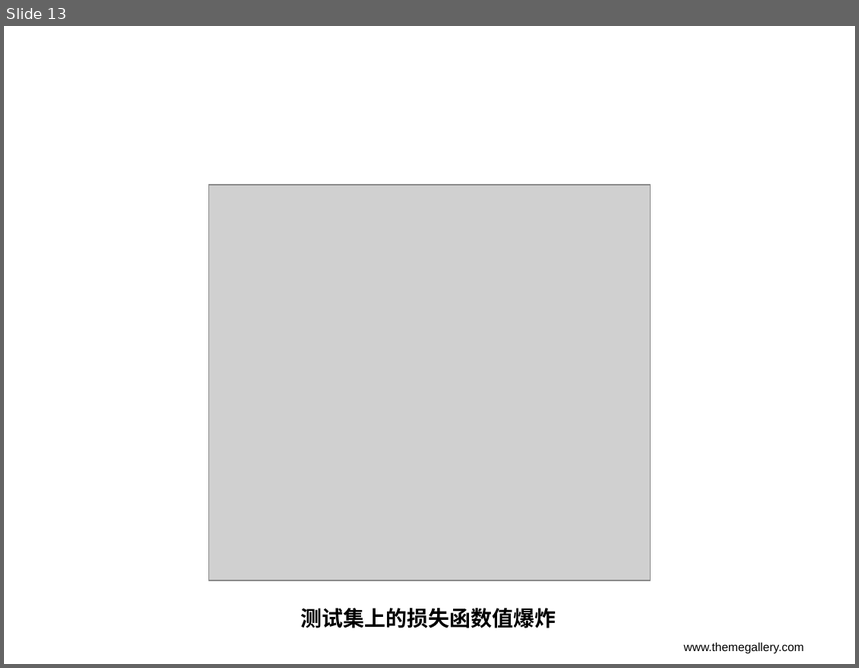
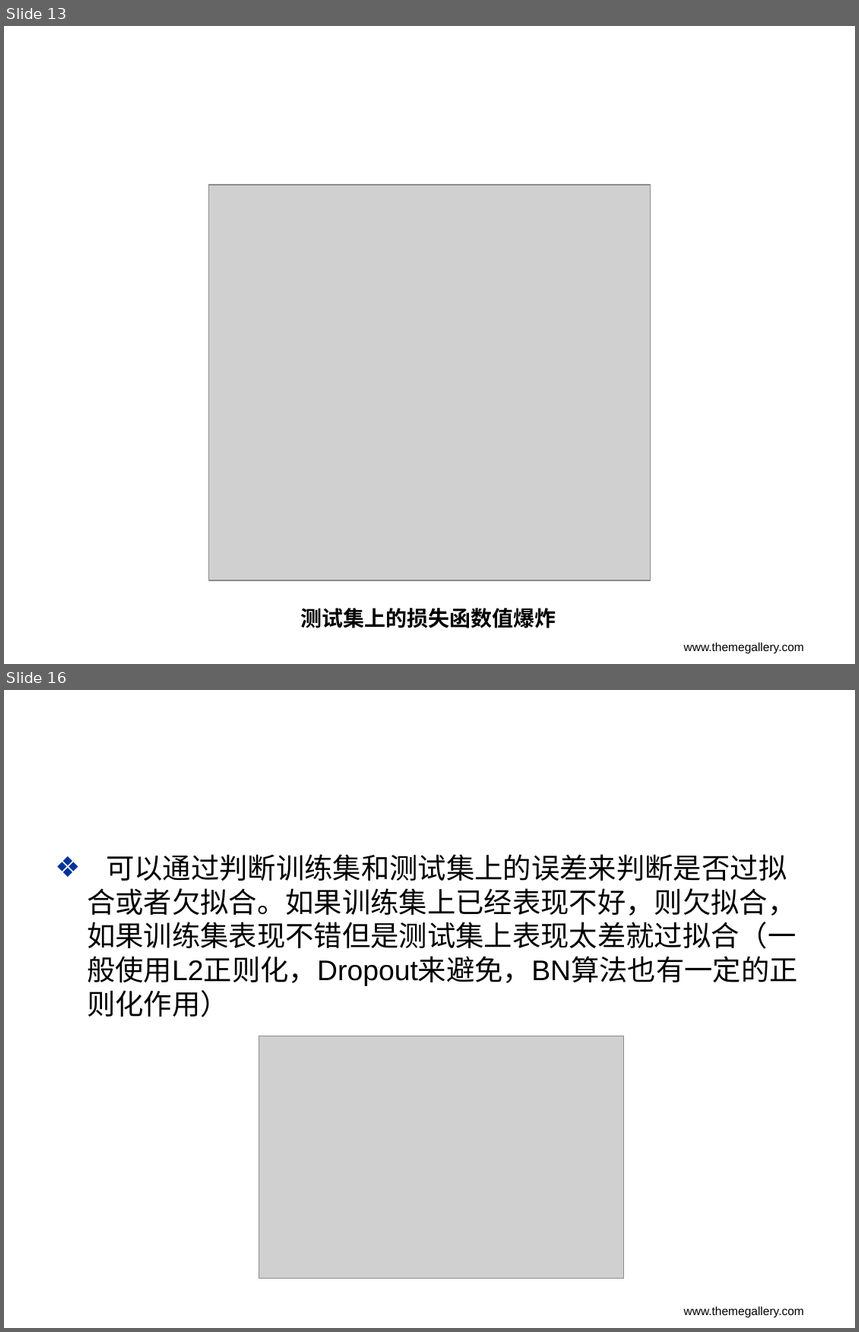
Before and after one commit to Asurada2015/Test, a slide deck: Prediction based on convolutional neural network/worklog/Deeplearning tricks.pptx. Shown one above the other, each under a label of ours: slide 13 before the commit, slides 13 and 16 after it; the slides between them are not shown. The pictures are 859x668 and 859x1332 pixels, drawn with LibreOffice and Linux fonts; fonts in the diff are those of the drawing; grey boxes stand for pictures; background and template pictures are left out. Boxes give left, top, right and bottom in pixels: in the first picture for what was removed or moved away, otherwise in the second. Text is boxed around its words. In the diff, an @@ line names an element or a change of style, - is before the commit and + after.

```diff
--- a/Prediction based on convolutional neural network/worklog/Deeplearning tricks.pptx
+++ b/Prediction based on convolutional neural network/worklog/Deeplearning tricks.pptx
@@ slide 16 added at <box>4,690,855,1328</box>, background picture (left out) @@
@@ title added at <box>87,854,787,1018</box>, 32 pt, text #FFFFFF, bold @@
+可视化分析
@@ text added at <box>87,854,798,986</box>, 24 pt, text #000000 @@
+❖ 可以通过判断训练集和测试集上的误差来判断是否过拟合或者欠拟合。如果训练集上已经表现不好，则欠拟合，如果训练集表现不错但是测试集上表现太差就过拟合（一般使用L2正则化，Dropout来避免，BN算法也有一定的正则化作用）
@@ picture added at <box>259,1036,623,1278</box> @@
@@ text added at <box>684,1306,804,1319</box>, 10 pt, text #000000 @@
+www.themegallery.com
```
Also in this commit, not shown: 1 slide changed, 9 other slides added, 1 other file.
